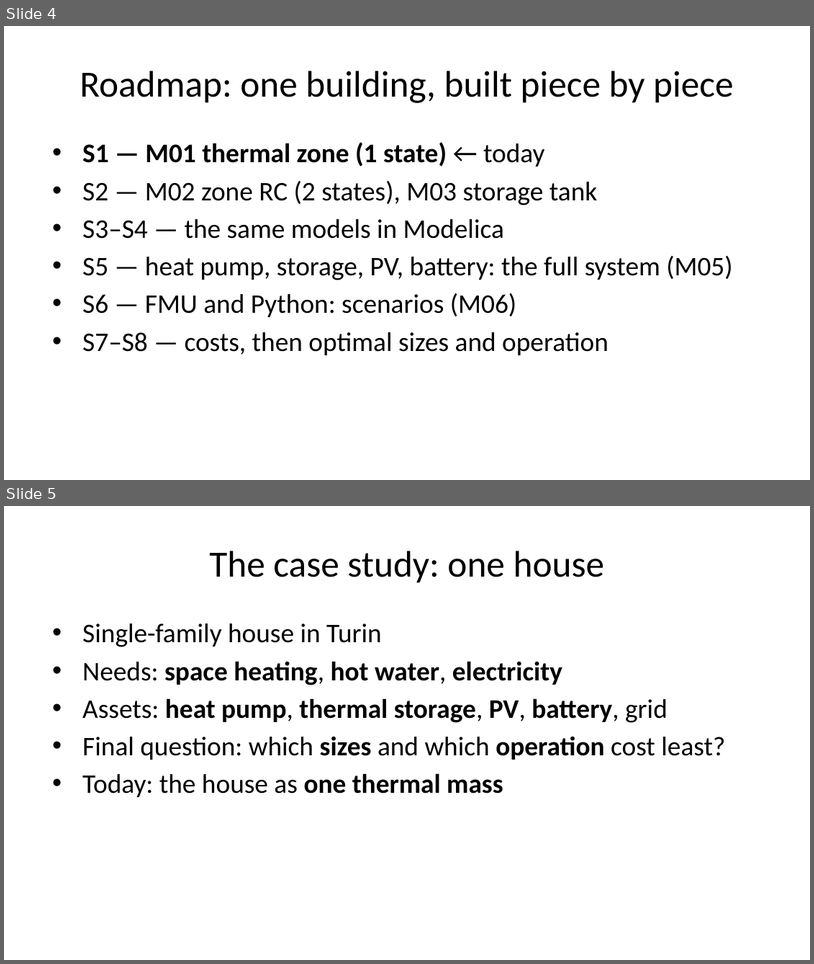
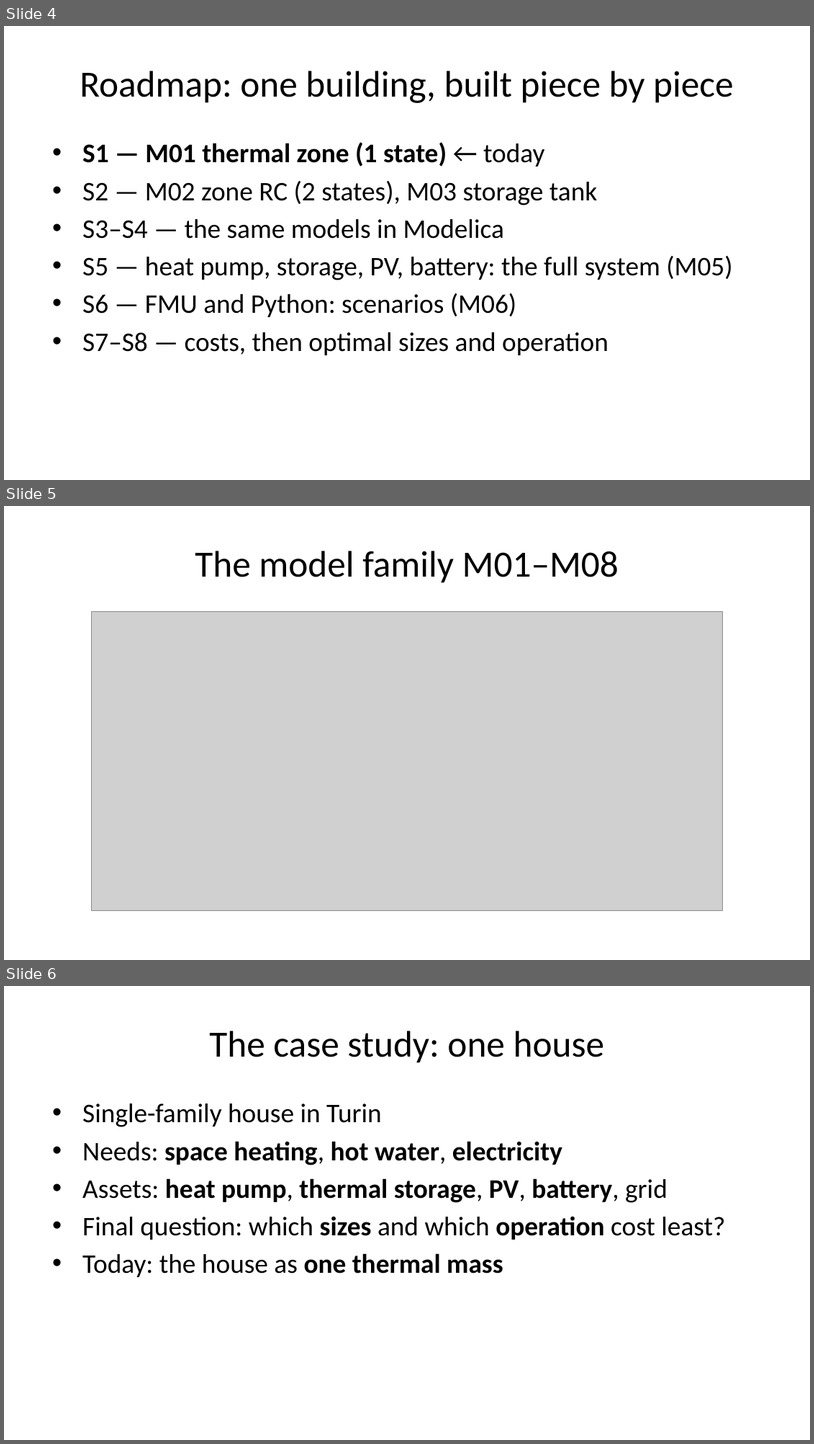
Before and after one commit to DSSchiera/energy-systems-modelica-python-course-participant, a slide deck: slides/session_01/session_01.pptx. Shown one above the other, each under a label of ours: slides 4 and 5 before the commit, slides 4, 5 and 6 after it. The pictures are 814x964 and 814x1444 pixels, drawn with LibreOffice and Linux fonts; fonts in the diff are those of the drawing; grey boxes stand for pictures. Boxes give left, top, right and bottom in pixels: in the first picture for what was removed or moved away, otherwise in the second. Text is boxed around its words. In the diff, an @@ line names an element or a change of style, - is before the commit and + after.

```diff
--- a/slides/session_01/session_01.pptx
+++ b/slides/session_01/session_01.pptx
@@ slide 5 added at [4, 506, 810, 960], background #FFFFFF @@
@@ title added at [195, 551, 619, 583], 33 pt, text #000000 @@
+The model family M01–M08
@@ picture added at [91, 612, 723, 911] @@
@@ what was slide 5 is now slide 6 @@
```
Also in this commit, not shown: 22 other files.
